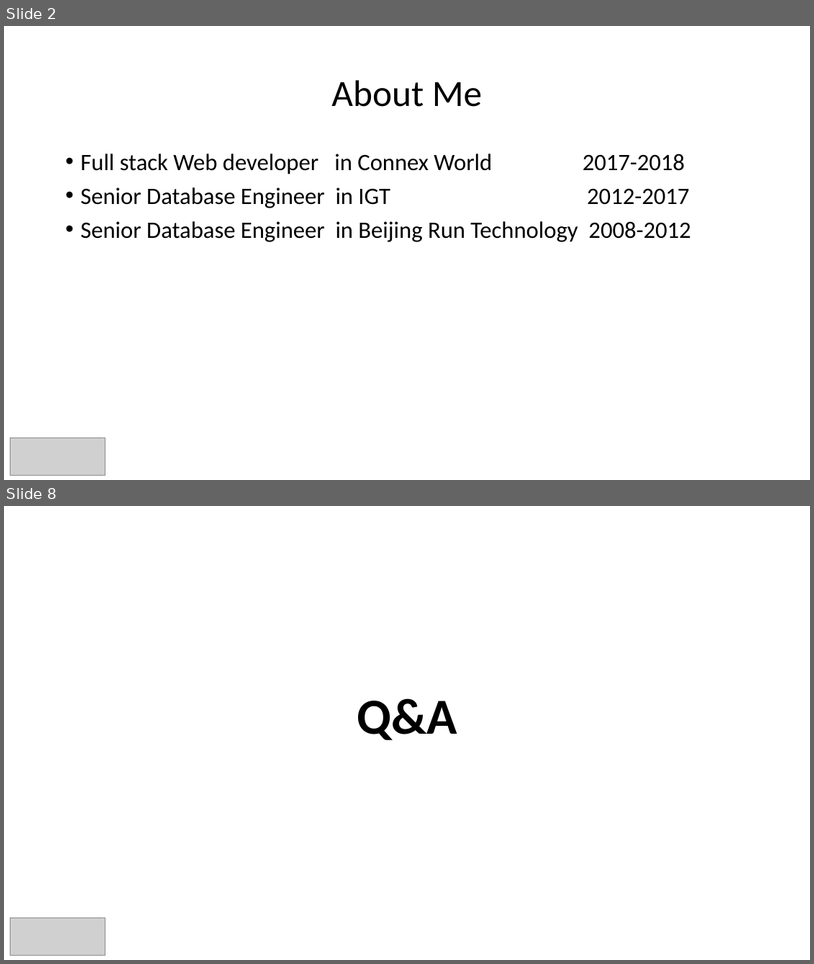
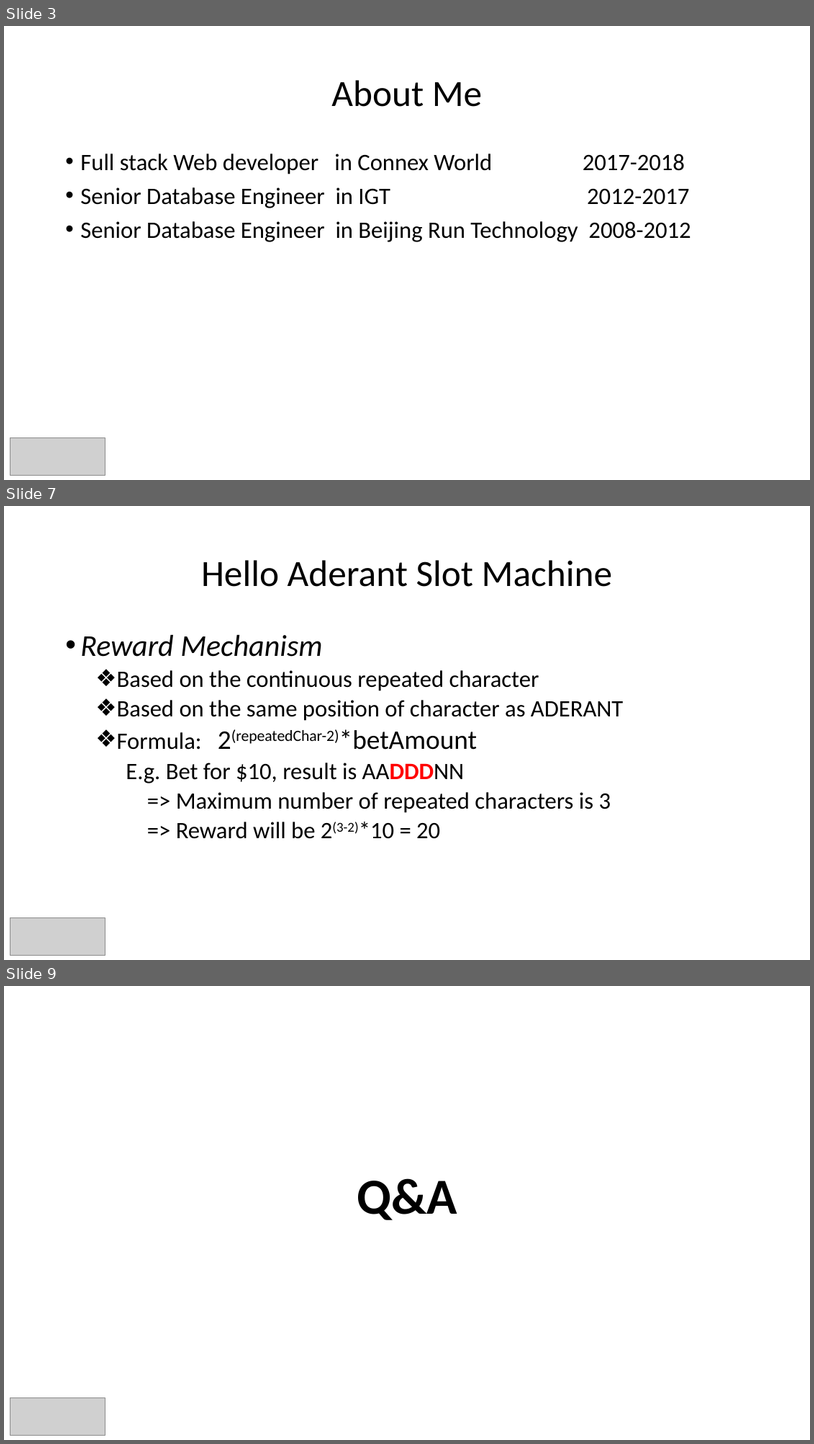
Before and after one commit to weilingxie/helloaderantslotmachine, a slide deck: helloaderant-WilliamXie.pptx. Shown one above the other, each under a label of ours: slides 2 and 8 before the commit, slides 3, 7 and 9 after it; the slides between them are not shown. The pictures are 814x964 and 814x1444 pixels, drawn with LibreOffice and Linux fonts; fonts in the diff are those of the drawing; grey boxes stand for pictures. Boxes give left, top, right and bottom in pixels: in the first picture for what was removed or moved away, otherwise in the second. Text is boxed around its words. In the diff, an @@ line names an element or a change of style, - is before the commit and + after.

```diff
--- a/helloaderant-WilliamXie.pptx
+++ b/helloaderant-WilliamXie.pptx
@@ slide 7 added at [4, 506, 810, 960], background #FFFFFF @@
@@ title added at [201, 560, 612, 587], 44 pt, text #000000 @@
+Hello Aderant Slot Machine
@@ text added at [80, 635, 623, 839], 28 pt, text #000000 @@
+• Reward Mechanism
+  ❖ Based on the continuous repeated character
+  ❖ Based on the same position of character as ADERANT
+  ❖ Formula: 2(repeatedChar-2)*betAmount
+    E.g. Bet for $10, result is AADDDNN
+    => Maximum number of repeated characters is 3
+    => Reward will be 2(3-2)*10 = 20
@@ picture added at [10, 917, 104, 955] @@
@@ what was slide 2 is now slide 3 @@
@@ what was slide 8 is now slide 9 @@
```
Also in this commit, not shown: 2 slides changed, 4 other slides added, 4 slides removed.
